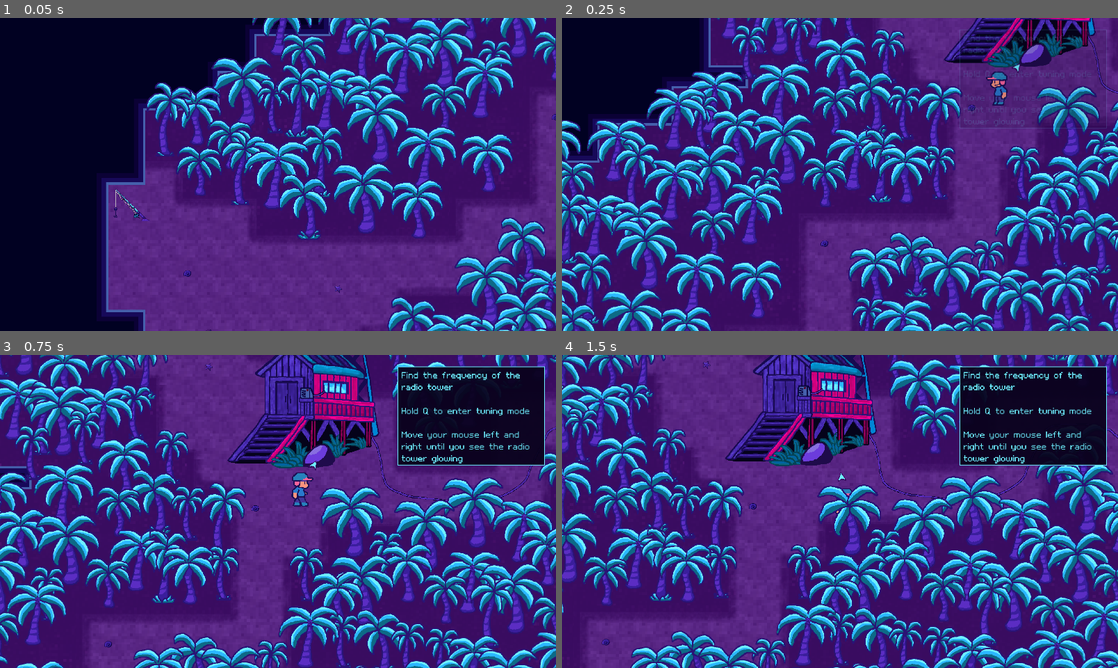
Above: before the commit, frames 1-4 (two rows, left to right).
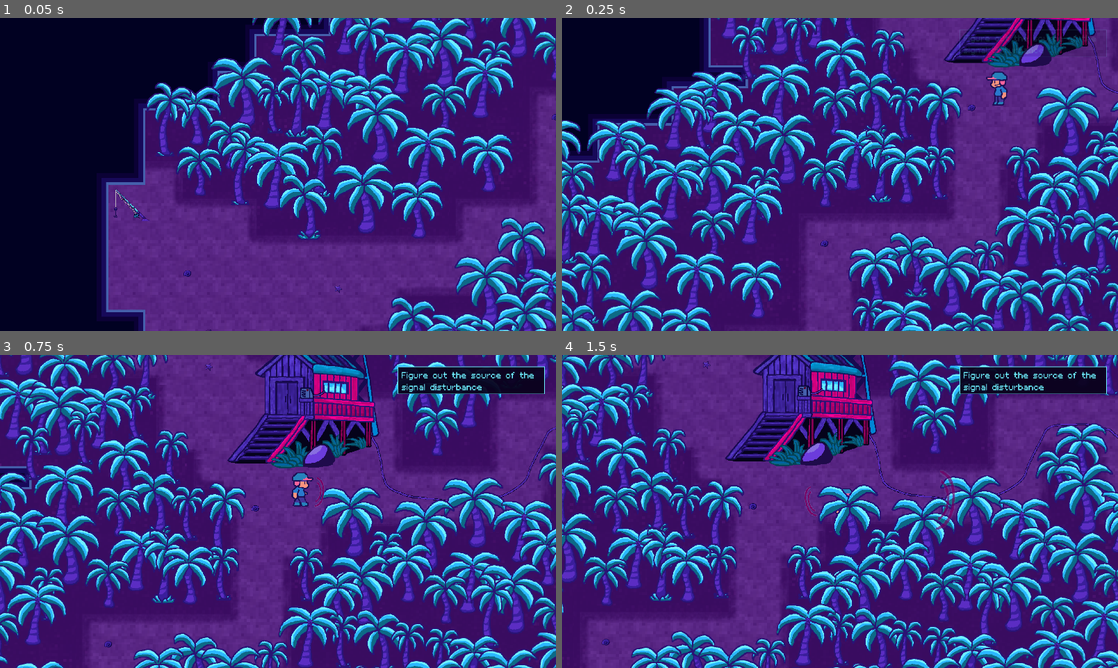
Above: after the commit, the same moments.

Repository: dougwhite/wave-length
Game: Godot game, scene res://scenes/game.tscn
Same seed, same stepped clock (60 frames per second), same inputs: the game is played once before the commit and once after it.
Inputs (mouse positions are in pixels of both pictures, inside the frame that each line leads up to):
- Up to frame 1 (0.05 s): no input
- Up to frame 2 (0.25 s): no input
- Up to frame 3 (0.75 s): tap Enter (ui_accept) at 0.5 s; move the mouse to (400, 495) at 0.52 s; hold Right (move_right) from 0.53 s (still down); hold Shift (fine_tune) from 0.53 s (still down); click (400, 495) at 0.67 s
- Up to frame 4 (1.5 s): tap Enter (ui_accept) at 0.77 s; move the mouse to (728, 527) at 1.27 s; release Right (move_right) at 1.28 s; release Shift (fine_tune) at 1.28 s; hold S (move_down) from 1.28 s (still down); click (728, 527) at 1.35 s

Frame 1 is identical in both runs. In frame 2, 0.6% of the frame differs, in the area x 71-98%, y 5-36%; in frame 3, 6.6%; in frame 4, 6.7%, in the area x 43-98%, y 5-56%.

Commit message:
Added seagull idle animation, and glow effect. Added tunable to seagull

Diff:
--- a/scenes/game.tscn
+++ b/scenes/game.tscn
@@ -2248,7 +2248,7 @@
 
 [node name="NarrativeManager" type="Node" parent="."]
 script = ExtResource("22_37s47")
-start_stage = 5
+start_stage = 6
 
 [node name="Locations" type="Node2D" parent="NarrativeManager"]
 metadata/_edit_group_ = true
--- a/scenes/tunables/seagull.tscn
+++ b/scenes/tunables/seagull.tscn
@@ -1,24 +1,103 @@
-[gd_scene load_steps=4 format=3 uid="uid://ck53ghi561hyq"]
+[gd_scene load_steps=13 format=3 uid="uid://ck53ghi561hyq"]
 
-[ext_resource type="Texture2D" uid="uid://cdi37x53j0ddg" path="res://art/seagull.png" id="1_ne6vy"]
+[ext_resource type="Texture2D" uid="uid://ds7igbc5pk23n" path="res://art/seagull/seagull_glow_frame0000.png" id="1_fb1xu"]
+[ext_resource type="Texture2D" uid="uid://dgdodvvar5tod" path="res://art/seagull/seagull_frame0000.png" id="1_pj7dd"]
+[ext_resource type="Script" uid="uid://cmf4nkw1uju4x" path="res://scripts/tunables/seagull.gd" id="1_rn8hl"]
+[ext_resource type="Texture2D" uid="uid://ck4pyy60ecy1q" path="res://art/seagull/seagull_glow_frame0001.png" id="2_rn8hl"]
+[ext_resource type="Texture2D" uid="uid://b7h4mplrpwuck" path="res://art/seagull/seagull_frame0001.png" id="2_y4bfd"]
+[ext_resource type="Texture2D" uid="uid://dgxcoco3ljb7i" path="res://art/seagull/seagull_glow_frame0002.png" id="3_0el8e"]
+[ext_resource type="Texture2D" uid="uid://d2ipr411odlpx" path="res://art/seagull/seagull_frame0002.png" id="3_2d4e8"]
+[ext_resource type="Texture2D" uid="uid://1427gx8kexu4" path="res://art/seagull/seagull_frame0003.png" id="4_6r4b3"]
+[ext_resource type="Texture2D" uid="uid://cx02ejmy85vxe" path="res://art/seagull/seagull_glow_frame0003.png" id="4_nlurh"]
 
-[sub_resource type="AtlasTexture" id="AtlasTexture_p8ww2"]
-atlas = ExtResource("1_ne6vy")
-region = Rect2(0, 0, 128, 128)
-
-[sub_resource type="SpriteFrames" id="SpriteFrames_xx6kr"]
+[sub_resource type="SpriteFrames" id="SpriteFrames_b7y46"]
 animations = [{
 "frames": [{
+"duration": 20.0,
+"texture": ExtResource("1_fb1xu")
+}, {
 "duration": 1.0,
-"texture": SubResource("AtlasTexture_p8ww2")
+"texture": ExtResource("2_rn8hl")
+}, {
+"duration": 1.0,
+"texture": ExtResource("3_0el8e")
+}, {
+"duration": 1.0,
+"texture": ExtResource("4_nlurh")
+}, {
+"duration": 1.0,
+"texture": ExtResource("3_0el8e")
+}, {
+"duration": 1.0,
+"texture": ExtResource("4_nlurh")
+}, {
+"duration": 1.0,
+"texture": ExtResource("3_0el8e")
+}, {
+"duration": 1.0,
+"texture": ExtResource("4_nlurh")
+}, {
+"duration": 1.0,
+"texture": ExtResource("2_rn8hl")
 }],
 "loop": true,
 "name": &"default",
 "speed": 5.0
 }]
 
+[sub_resource type="SpriteFrames" id="SpriteFrames_xx6kr"]
+animations = [{
+"frames": [{
+"duration": 20.0,
+"texture": ExtResource("1_pj7dd")
+}, {
+"duration": 1.0,
+"texture": ExtResource("2_y4bfd")
+}, {
+"duration": 1.0,
+"texture": ExtResource("3_2d4e8")
+}, {
+"duration": 1.0,
+"texture": ExtResource("4_6r4b3")
+}, {
+"duration": 1.0,
+"texture": ExtResource("3_2d4e8")
+}, {
+"duration": 1.0,
+"texture": ExtResource("4_6r4b3")
+}, {
+"duration": 1.0,
+"texture": ExtResource("3_2d4e8")
+}, {
+"duration": 1.0,
+"texture": ExtResource("4_6r4b3")
+}, {
+"duration": 1.0,
+"texture": ExtResource("2_y4bfd")
+}],
+"loop": true,
+"name": &"default",
+"speed": 5.0
+}]
+
+[sub_resource type="CircleShape2D" id="CircleShape2D_0el8e"]
+radius = 54.0
+
 [node name="Seagull" type="StaticBody2D"]
+script = ExtResource("1_rn8hl")
+band = 12
 
-[node name="AnimatedSprite2D" type="AnimatedSprite2D" parent="."]
+[node name="glow" type="AnimatedSprite2D" parent="."]
+modulate = Color(0.997709, 0.6672887, 0.42924905, 1)
+sprite_frames = SubResource("SpriteFrames_b7y46")
+autoplay = "default"
+offset = Vector2(-11.61, -43.59)
+
+[node name="seagull_sprite" type="AnimatedSprite2D" parent="."]
 sprite_frames = SubResource("SpriteFrames_xx6kr")
+autoplay = "default"
 offset = Vector2(-11.61, -43.59)
+
+[node name="CollisionShape2D" type="CollisionShape2D" parent="."]
+position = Vector2(-4, -41)
+shape = SubResource("CircleShape2D_0el8e")
--- /dev/null
+++ b/scripts/tunables/seagull.gd
@@ -0,0 +1 @@
+extends Tunable
Binary file added: art/seagull/seagull_frame0000.png
Not shown, added: art/seagull/seagull_frame0000.png.import
Binary file added: art/seagull/seagull_frame0001.png
Not shown, added: art/seagull/seagull_frame0001.png.import
Binary file added: art/seagull/seagull_frame0002.png
Not shown, added: art/seagull/seagull_frame0002.png.import
Binary file added: art/seagull/seagull_frame0003.png
Not shown, added: art/seagull/seagull_frame0003.png.import
Binary file added: art/seagull/seagull_frame0004.png
Not shown, added: art/seagull/seagull_frame0004.png.import
Binary file added: art/seagull/seagull_glow_frame0000.png
Not shown, added: art/seagull/seagull_glow_frame0000.png.import
(and 8 more such lines)
